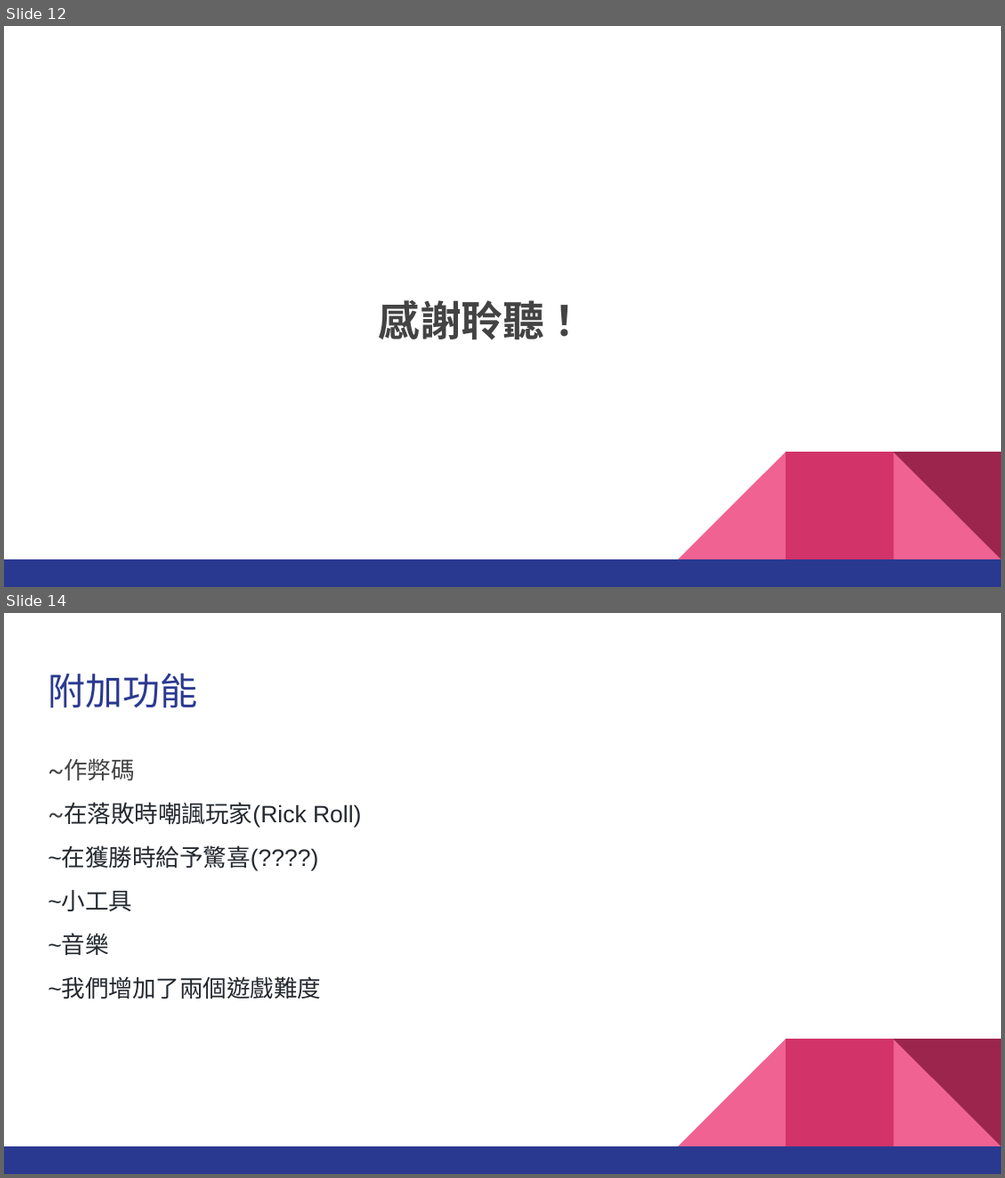
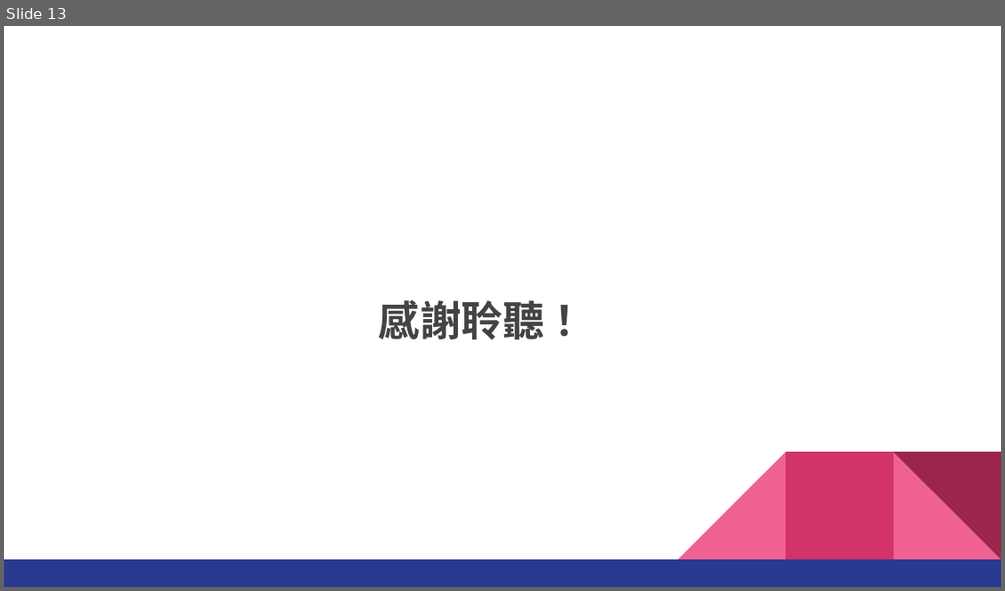
Before and after one commit to SmashedAdam/Clap_Tech_Task_5, a slide deck: package/Presentation.pptx. Shown one above the other, each under a label of ours: slides 12 and 14 before the commit, slide 13 after it; the slides between them are not shown. The pictures are 1005x1178 and 1005x591 pixels, drawn with LibreOffice and Linux fonts; fonts in the diff are those of the drawing. Boxes give left, top, right and bottom in pixels: in the first picture for what was removed or moved away, otherwise in the second. Text is boxed around its words. In the diff, an @@ line names an element or a change of style, - is before the commit and + after.

```diff
--- a/package/Presentation.pptx
+++ b/package/Presentation.pptx
@@ slide 14 removed at <box>4,613,1001,1174</box>, background #FFFFFF; not listed: 5 template elements that a slide beside it also shows @@
@@ title removed at <box>48,673,197,708</box> @@
-附加功能
@@ text removed at <box>48,758,361,998</box> @@
-~作弊碼
-~在落敗時嘲諷玩家(Rick Roll)
-~在獲勝時給予驚喜(????)
-~小工具
-~音樂
-~我們增加了兩個遊戲難度
@@ what was slide 12 is now slide 13 @@
```
Also in this commit, not shown: 3 slides changed, 1 slide added, 4 other slides removed, 3 other files.
